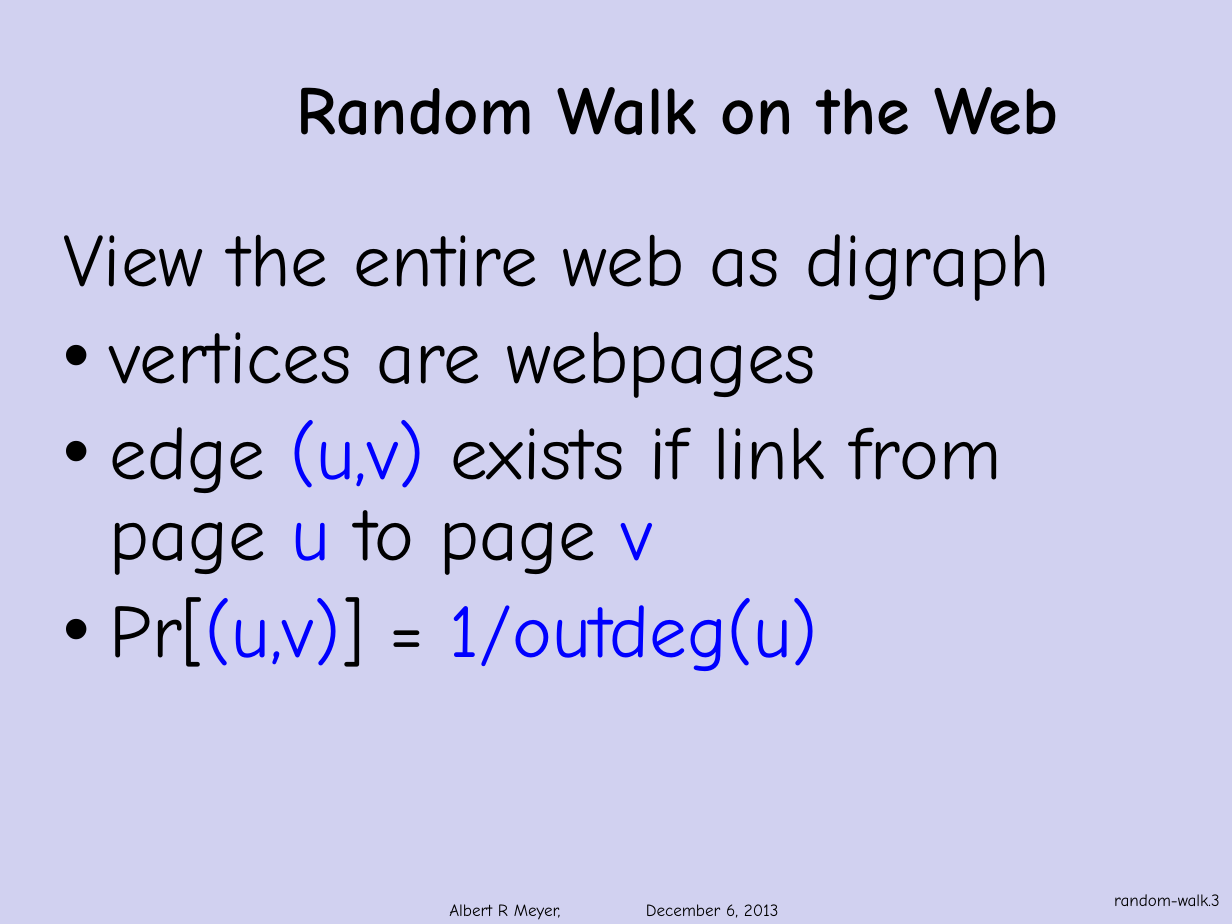
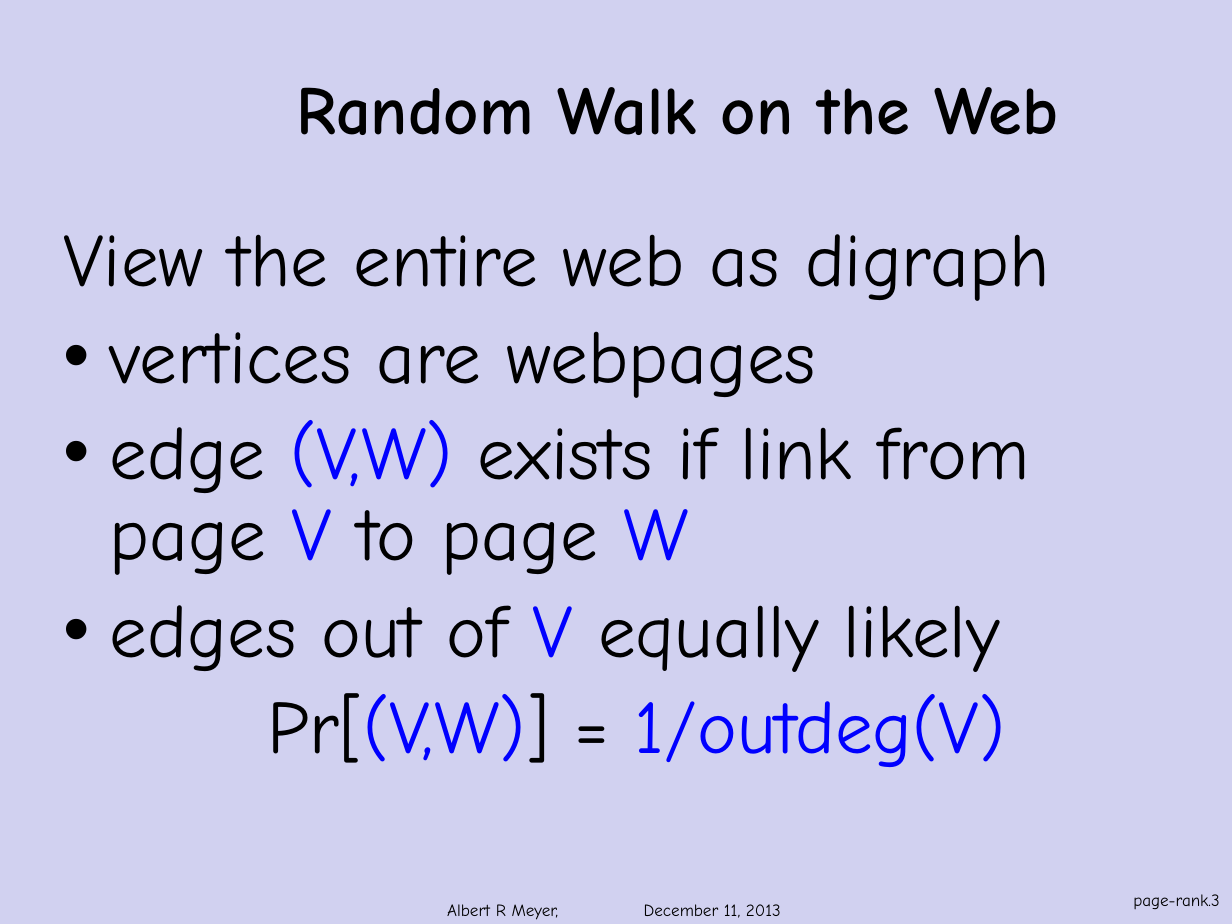
Before and after one commit to armeyer/mcs_web, a slide deck: slide 3 of fall13/slidesF13/page-rank.pptx. Drawn at 1232x924 pixels with LibreOffice and Linux fonts; fonts in the diff are those of the drawing; background and template pictures are left out. Boxes give left, top, right and bottom in pixels: in the first picture for what was removed or moved away, otherwise in the second. Text is boxed around its words. In the diff, an @@ line names an element or a change of style, - is before the commit and + after.

Commit message:
edit random-walks, stationary-distribution, page-rank.pptx

```diff
--- a/fall13/slidesF13/page-rank.pptx
+++ b/fall13/slidesF13/page-rank.pptx
@@ text at (110,420,1030,767): text changed @@
-• edge (u,v) exists if link from page u to page v
-• Pr[(u,v)] = 1/outdeg(u)
+• edge (V,W) exists if link from page V to page W
+• edges out of V equally likely
+Pr[(V,W)] = 1/outdeg(V)
@@ page number at (1133,894,1219,910): text changed @@
-random-walk.3
+page-rank.3
@@ text at (447,904,781,920): text changed @@
-Albert R Meyer, December 6, 2013
+Albert R Meyer, December 11, 2013
```
Also in this commit, not shown: 7 other slides changed, 2 slides added, 2 other files.
